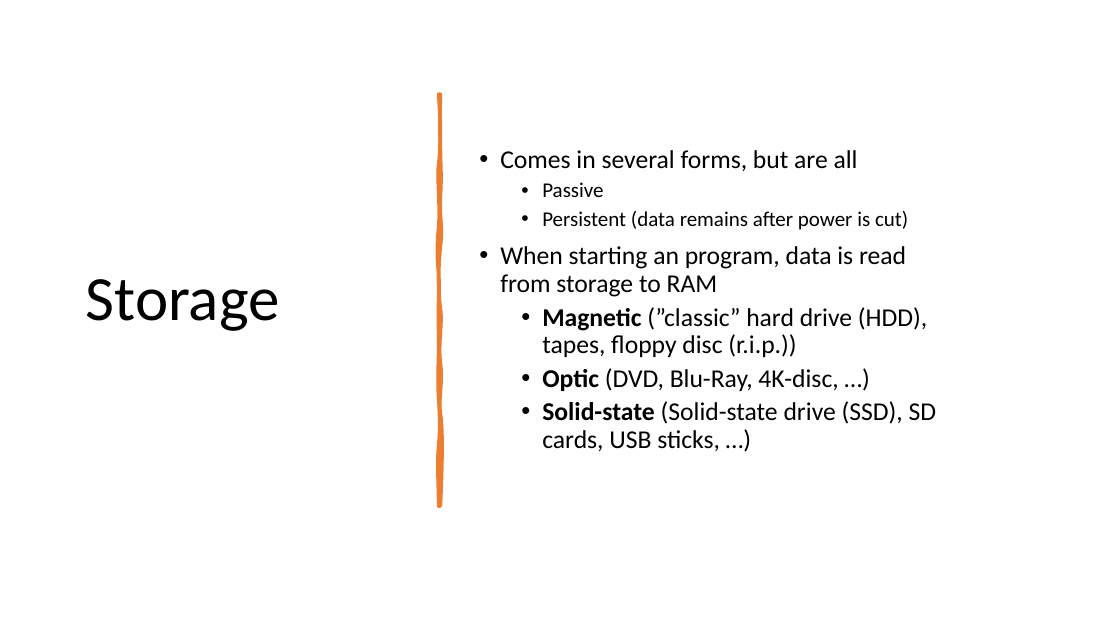
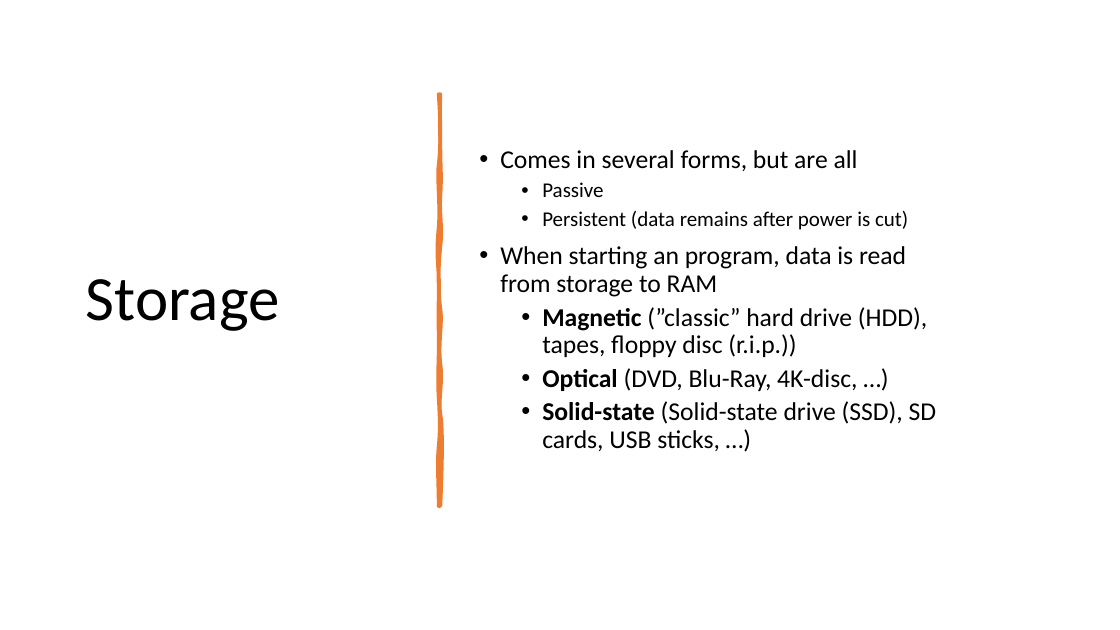
Before and after one commit to perslaursen/OOProg22, a slide deck: slide 26 of Chap/Start/Presentations/HW-Intro.pptx (slide 24 before the commit). Drawn at 1120x630 pixels with LibreOffice and Linux fonts; fonts in the diff are those of the drawing. Boxes give left, top, right and bottom in pixels: in the first picture for what was removed or moved away, otherwise in the second. Text is boxed around its words. In the diff, an @@ line names an element or a change of style, - is before the commit and + after.

```diff
--- a/Chap/Start/Presentations/HW-Intro.pptx
+++ b/Chap/Start/Presentations/HW-Intro.pptx
@@ text at (542, 368, 857, 391): text changed @@
-  • Optic (DVD, Blu-Ray, 4K-disc, …)
+  • Optical (DVD, Blu-Ray, 4K-disc, …)
```
Also in this commit, not shown: 8 other slides changed, 2 slides added, 8 other files.
